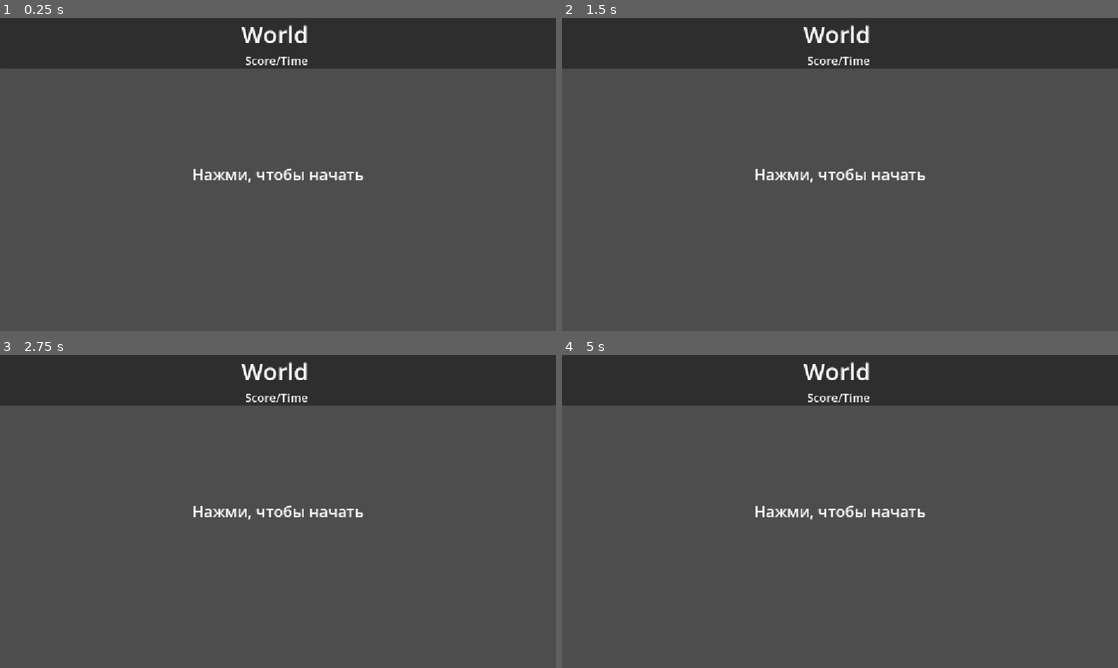
Above: before the commit, frames 1-4 (two rows, left to right).
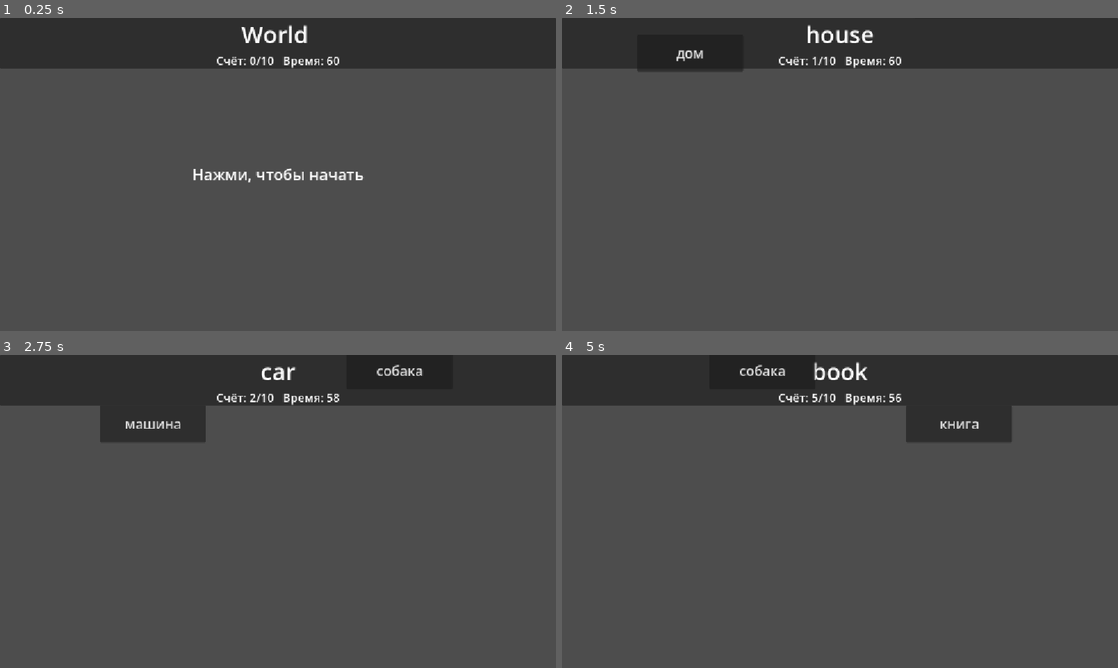
Above: after the commit, the same moments.

Repository: MV1312/language-game
Game: Godot game, scene res://scenes/main.tscn
Two runs of this game, one before a commit and one after it. Both use one fixed random seed, a clock stepped at 60 frames per second and the inputs below.
Inputs (mouse positions are in pixels of both pictures, inside the frame that each line leads up to):
- Up to frame 1 (0.25 s): no input
- Up to frame 2 (1.5 s): tap Enter at 0.5 s; move the mouse to (962, 158) at 0.52 s; click (962, 158) at 0.67 s; click (940, 77) at 1.25 s, where only the run after the commit has a clickable "машина"
- Up to frame 3 (2.75 s): click (127, 423) at 2 s, where only the run after the commit has a clickable "дом"
- Up to frame 4 (5 s): click (717, 423) at 2.75 s, where only the run after the commit has a clickable "машина"; click (650, 423) at 3.5 s, where only the run after the commit has a clickable "быстрый"; click (778, 423) at 4.25 s, where only the run after the commit has a clickable "быстрый"

The runs differ from the first frame. In frame 1, 0.4% of the frame differs, in the area x 39-61%, y 12-16%; in frame 2, 1.5%; in frame 3, 3.5%; in frame 4, 3.6%, in the area x 32-81%, y 2-53%.

Commit message:
Adding a script to the main scene and writing the game logic.

Diff:
--- /dev/null
+++ b/scenes/main.gd
@@ -0,0 +1,358 @@
+extends Control
+
+const DEFAULT_WORDS := [
+	{"en": "apple", "ru": "яблоко"},
+	{"en": "dog", "ru": "собака"},
+	{"en": "cat", "ru": "кошка"},
+	{"en": "house", "ru": "дом"},
+	{"en": "car", "ru": "машина"},
+	{"en": "water", "ru": "вода"},
+	{"en": "milk", "ru": "молоко"},
+	{"en": "book", "ru": "книга"},
+	{"en": "red", "ru": "красный"},
+	{"en": "green", "ru": "зелёный"},
+	{"en": "happy", "ru": "счастливый"},
+	{"en": "quick", "ru": "быстрый"}
+]
+
+# Сколько правильных слов нужно найти.
+@export var target_score := 10
+
+# Сколько секунд даётся на игру.
+@export var game_time := 60.0
+
+# Скорость падения слов.
+# Если поставить 0, слова не будут падать.
+@export var fall_speed := 140.0
+
+# Если true, слова появляются сверху и падают.
+# Если false, слова появляются в случайном месте.
+@export var spawn_from_top := true
+
+# Штраф за неправильный ответ.
+@export var wrong_penalty := 3.0
+
+# Штраф, если правильное слово улетело вниз.
+@export var miss_penalty := 4.0
+
+# Можно подключить свой файл слов.
+# Если файла нет, будут использоваться DEFAULT_WORDS.
+@export var words_file := "res://words.json"
+
+var words: Array = []
+var time_left := 0.0
+var score := 0
+var is_running := false
+var current_pair: Dictionary = {}
+var falling_buttons: Array = []
+
+@onready var target_label: Label = %TargetWordLabel
+@onready var info_label: Label = %InfoLabel
+@onready var play_area: Control = %PlayArea
+@onready var message_label: Label = %MessageLabel
+
+
+func _ready() -> void:
+	randomize()
+
+	words = load_words(words_file)
+
+	if words.is_empty():
+		words = DEFAULT_WORDS
+
+	time_left = game_time
+
+	message_label.mouse_filter = Control.MOUSE_FILTER_IGNORE
+	message_label.text = "Нажми, чтобы начать"
+
+	update_hud()
+
+
+func _input(event: InputEvent) -> void:
+	if is_running:
+		return
+
+	var pressed := false
+
+	if event is InputEventScreenTouch:
+		pressed = event.pressed
+	elif event is InputEventMouseButton:
+		pressed = event.pressed and event.button_index == MOUSE_BUTTON_LEFT
+
+	if pressed:
+		start_game()
+
+
+func _process(delta: float) -> void:
+	if not is_running:
+		return
+
+	time_left -= delta
+
+	if time_left <= 0.0:
+		time_left = 0.0
+		update_hud()
+		end_game(false)
+		return
+
+	update_hud()
+
+	if fall_speed <= 0.0:
+		return
+
+	var bottom_y := play_area.size.y + 60.0
+
+	for button in falling_buttons.duplicate():
+		if not is_instance_valid(button):
+			falling_buttons.erase(button)
+			continue
+
+		button.position.y += fall_speed * delta
+
+		if button.position.y > bottom_y:
+			if button.get_meta("is_correct", false):
+				on_correct_missed()
+				return
+			else:
+				falling_buttons.erase(button)
+				button.queue_free()
+
+
+func load_words(path: String) -> Array:
+	if not FileAccess.file_exists(path):
+		return []
+
+	var file := FileAccess.open(path, FileAccess.READ)
+
+	if file == null:
+		return []
+
+	var text := file.get_as_text()
+	var json := JSON.new()
+
+	if json.parse(text) != OK:
+		return []
+
+	var data = json.data
+
+	if not (data is Array):
+		return []
+
+	var result: Array = []
+
+	for item in data:
+		if item is Dictionary and item.has("en") and item.has("ru"):
+			result.append(item)
+
+	return result
+
+
+func start_game() -> void:
+	if words.is_empty():
+		message_label.text = "Нет слов для игры. Добавь words.json или словарь в скрипт."
+		message_label.show()
+		return
+
+	score = 0
+	time_left = game_time
+	is_running = true
+
+	message_label.hide()
+
+	update_hud()
+	next_round()
+
+
+func next_round() -> void:
+	if score >= target_score:
+		end_game(true)
+		return
+
+	clear_buttons()
+
+	current_pair = words[randi() % words.size()]
+	target_label.text = str(current_pair.get("en", "???"))
+
+	call_deferred("spawn_round_buttons")
+
+
+func spawn_round_buttons() -> void:
+	#print("spaw_round_buttons вызван, is_running = ", is_running)
+	if not is_running:
+		return
+
+	var correct_text := str(current_pair.get("ru", "???"))
+	#print("correcttext имеет -  ", correct_text)
+	var wrong_text := get_random_wrong_translation(correct_text)
+	#print("wrong_text имеет -", wrong_text)
+
+	var correct_button := make_word_button(correct_text, true)
+	#print("correct_button имеет - ", correct_button)
+	var wrong_button := make_word_button(wrong_text, false)
+
+	play_area.add_child(correct_button)
+	play_area.add_child(wrong_button)
+
+	falling_buttons = [correct_button, wrong_button]
+
+	place_buttons()
+
+
+func make_word_button(text: String, is_correct: bool) -> Button:
+	var button := Button.new()
+
+	button.text = text
+	button.custom_minimum_size = Vector2(220, 76)
+	button.size = Vector2(220, 76)
+	button.focus_mode = Control.FOCUS_NONE
+	button.mouse_filter = Control.MOUSE_FILTER_STOP
+
+	button.set_meta("is_correct", is_correct)
+
+	button.add_theme_font_size_override("font_size", 28)
+
+	button.pressed.connect(_on_word_button_pressed.bind(button))
+
+	return button
+
+
+func place_buttons() -> void:
+	if falling_buttons.size() < 2:
+		return
+
+	var area_size := play_area.size
+
+	if area_size.x < 10.0 or area_size.y < 10.0:
+		area_size = get_viewport().get_visible_rect().size
+
+	var margin := 16.0
+	var button_size := Vector2(220, 76)
+
+	var min_x := margin
+	var max_x = max(margin, area_size.x - button_size.x - margin)
+
+	var x1 := randf_range(min_x, max_x)
+	var x2 := randf_range(min_x, max_x)
+
+	var attempts := 0
+
+	while absf(x1 - x2) < button_size.x + 16.0 and attempts < 20:
+		x2 = randf_range(min_x, max_x)
+		attempts += 1
+
+	var y1 := 0.0
+	var y2 := 0.0
+
+	if spawn_from_top:
+		y1 = -100.0
+		y2 = -210.0
+	else:
+		var min_y := 12.0
+		var max_y = max(min_y, area_size.y - button_size.y - 12.0)
+
+		y1 = randf_range(min_y, max_y)
+		y2 = randf_range(min_y, max_y)
+
+		attempts = 0
+
+		while absf(y1 - y2) < button_size.y + 16.0 and attempts < 20:
+			y2 = randf_range(min_y, max_y)
+			attempts += 1
+
+	falling_buttons[0].position = Vector2(x1, y1)
+	falling_buttons[1].position = Vector2(x2, y2)
+
+
+func get_random_wrong_translation(correct_translation: String) -> String:
+	var options: Array = []
+
+	for item in words:
+		var ru := str(item.get("ru", ""))
+
+		if ru != correct_translation and ru != "":
+			options.append(ru)
+
+	if options.is_empty():
+		return "ошибка"
+
+	return options[randi() % options.size()]
+
+
+func _on_word_button_pressed(button: Button) -> void:
+	if not is_running or not is_instance_valid(button):
+		return
+
+	if button.get_meta("is_correct", false):
+		score += 1
+		flash(target_label, Color(0.2, 0.9, 0.35))
+		next_round()
+	else:
+		time_left -= wrong_penalty
+		button.disabled = true
+		flash(button, Color(1.0, 0.3, 0.3))
+
+		update_hud()
+
+		if time_left <= 0.0:
+			time_left = 0.0
+			update_hud()
+			end_game(false)
+
+
+func on_correct_missed() -> void:
+	if not is_running:
+		return
+
+	time_left -= miss_penalty
+
+	flash(target_label, Color(1.0, 0.35, 0.3))
+
+	update_hud()
+
+	if time_left <= 0.0:
+		time_left = 0.0
+		update_hud()
+		end_game(false)
+		return
+
+	next_round()
+
+
+func clear_buttons() -> void:
+	for button in falling_buttons:
+		if is_instance_valid(button):
+			button.queue_free()
+
+	falling_buttons.clear()
+
+
+func update_hud() -> void:
+	var seconds_left = max(0, int(ceil(time_left)))
+	info_label.text = "Счёт: %d/%d   Время: %d" % [score, target_score, seconds_left]
+
+
+func flash(control: Control, color: Color) -> void:
+	if not is_instance_valid(control):
+		return
+
+	control.modulate = color
+
+	get_tree().create_timer(0.18).timeout.connect(_reset_modulate.bind(control))
+
+
+func _reset_modulate(control: Control) -> void:
+	if is_instance_valid(control):
+		control.modulate = Color.WHITE
+
+
+func end_game(win: bool) -> void:
+	is_running = false
+
+	clear_buttons()
+
+	if win:
+		message_label.text = "Победа! Ты нашёл нужное количество слов."
+	else:
+		message_label.text = "Время вышло. Счёт: %d/%d\nНажми, чтобы попробовать снова." % [score, target_score]
+
+	message_label.show()
--- a/scenes/main.tscn
+++ b/scenes/main.tscn
@@ -1,4 +1,6 @@
 [gd_scene format=3 uid="uid://dur4tb311d04e"]
+
+[ext_resource type="Script" uid="uid://de0fd4hl7uvoo" path="res://scenes/main.gd" id="1_o5qli"]
 
 [node name="Main" type="Control" unique_id=1812273409]
 layout_mode = 3
@@ -7,6 +9,7 @@
 anchor_bottom = 1.0
 grow_horizontal = 2
 grow_vertical = 2
+script = ExtResource("1_o5qli")
 metadata/_edit_lock_ = true
 
 [node name="VBoxContainer" type="VBoxContainer" parent="." unique_id=467646768]
@@ -28,6 +31,7 @@
 metadata/_edit_lock_ = true
 
 [node name="TargetWordLabel" type="Label" parent="VBoxContainer/TopBar/VBoxContainer" unique_id=909274596]
+unique_name_in_owner = true
 layout_mode = 2
 theme_override_font_sizes/font_size = 48
 text = "World "
@@ -36,6 +40,7 @@
 metadata/_edit_lock_ = true
 
 [node name="InfoLabel" type="Label" parent="VBoxContainer/TopBar/VBoxContainer" unique_id=1403292396]
+unique_name_in_owner = true
 layout_mode = 2
 theme_override_font_sizes/font_size = 24
 text = "Score/Time "
@@ -44,11 +49,12 @@
 metadata/_edit_lock_ = true
 
 [node name="PlayArea" type="Control" parent="VBoxContainer" unique_id=2008247293]
-clip_contents = true
+unique_name_in_owner = true
 layout_mode = 2
 metadata/_edit_lock_ = true
 
 [node name="MessageLabel" type="Label" parent="." unique_id=1787424840]
+unique_name_in_owner = true
 clip_contents = true
 layout_mode = 1
 anchors_preset = 15
Not shown, added: scenes/main.gd.uid
